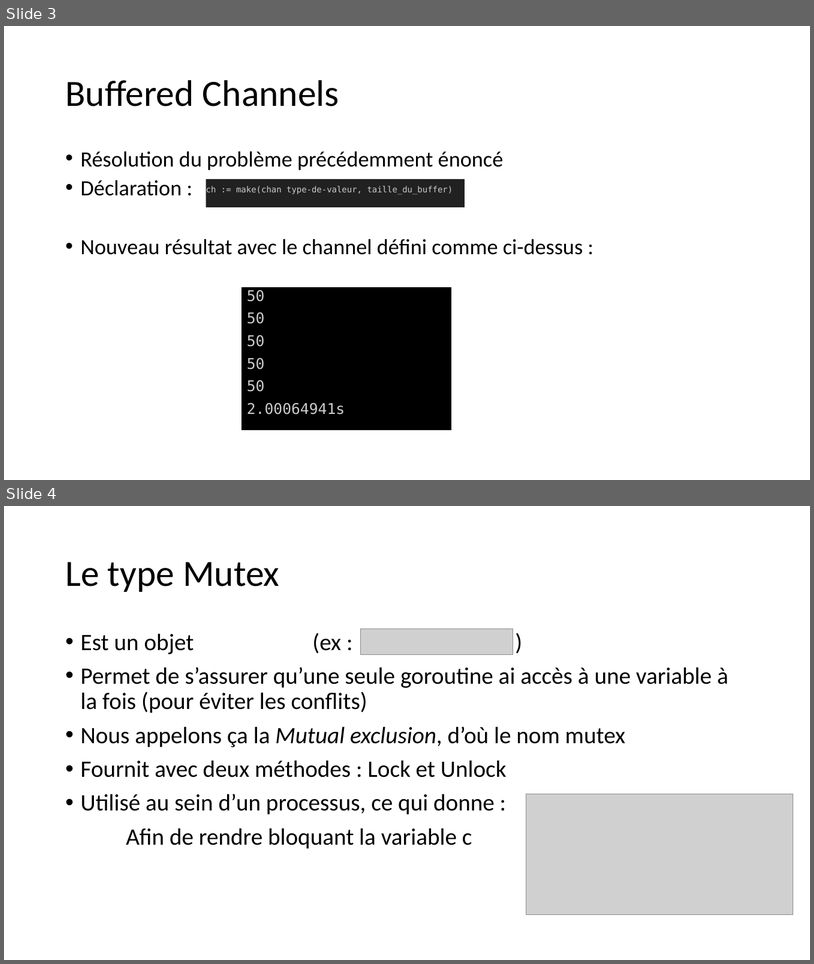
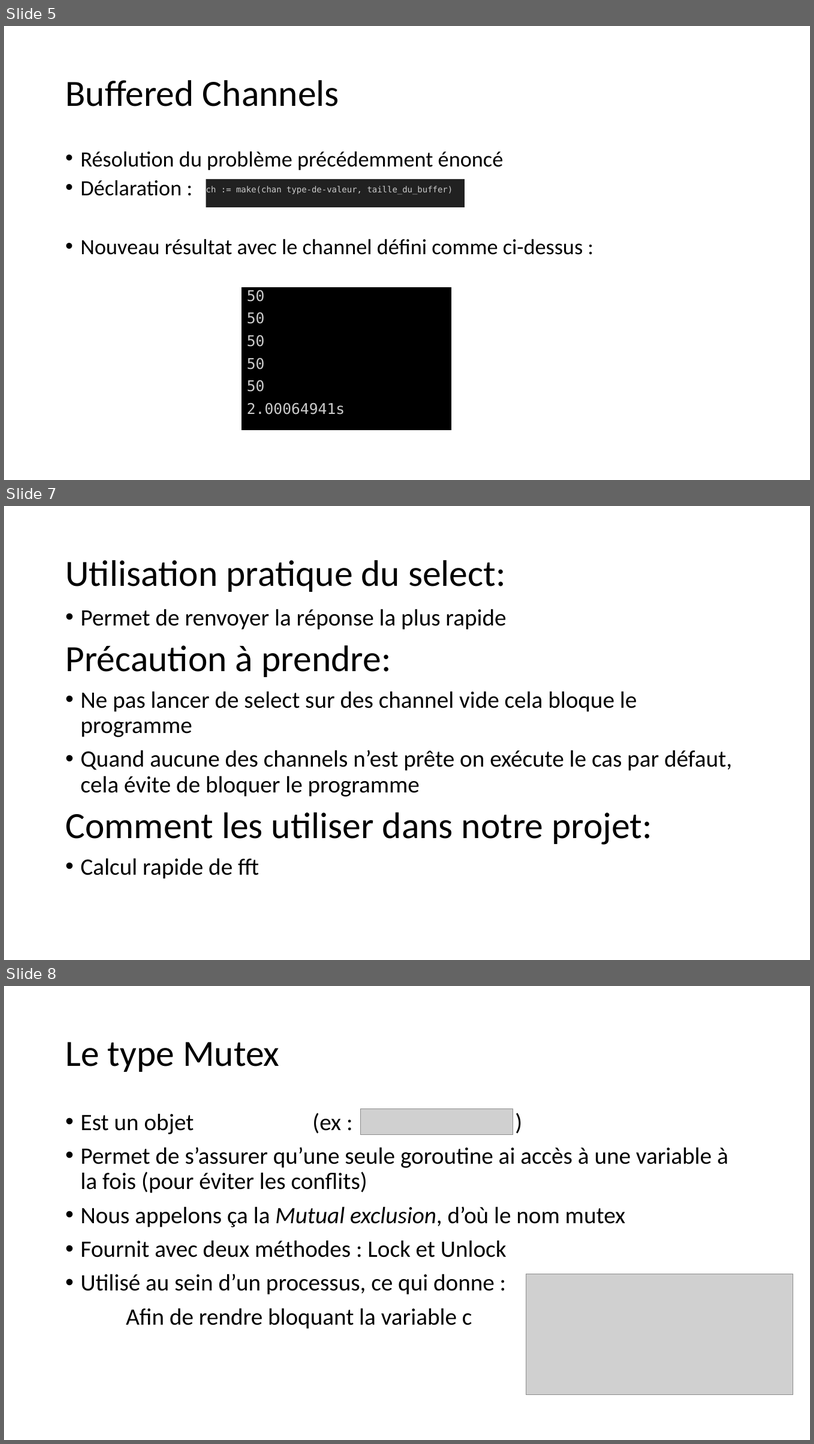
Before and after one commit to aykis/CODEV-GO, a slide deck: Presentation Channels.pptx. Shown one above the other, each under a label of ours: slides 3 and 4 before the commit, slides 5, 7 and 8 after it; the slides between them are not shown. The pictures are 814x964 and 814x1444 pixels, drawn with LibreOffice and Linux fonts; fonts in the diff are those of the drawing; grey boxes stand for pictures. Boxes give left, top, right and bottom in pixels: in the first picture for what was removed or moved away, otherwise in the second. Text is boxed around its words. In the diff, an @@ line names an element or a change of style, - is before the commit and + after.

```diff
--- a/Presentation Channels.pptx
+++ b/Presentation Channels.pptx
@@ slide 7 added at box(4, 506, 810, 960), background #FFFFFF @@
@@ title added at box(65, 560, 506, 592), 44 pt, text #000000 @@
+Utilisation pratique du select:
@@ text added at box(65, 609, 732, 879), 28 pt, text #000000 @@
+• Permet de renvoyer la réponse la plus rapide
+Précaution à prendre:
+• Ne pas lancer de select sur des channel vide cela bloque le programme
+• Quand aucune des channels n’est prête on exécute le cas par défaut, cela évite de bloquer le programme
+Comment les utiliser dans notre projet:
+• Calcul rapide de fft
@@ what was slide 3 is now slide 5 @@
@@ what was slide 4 is now slide 8 @@
```
Also in this commit, not shown: 3 other slides added, 1 other file.
